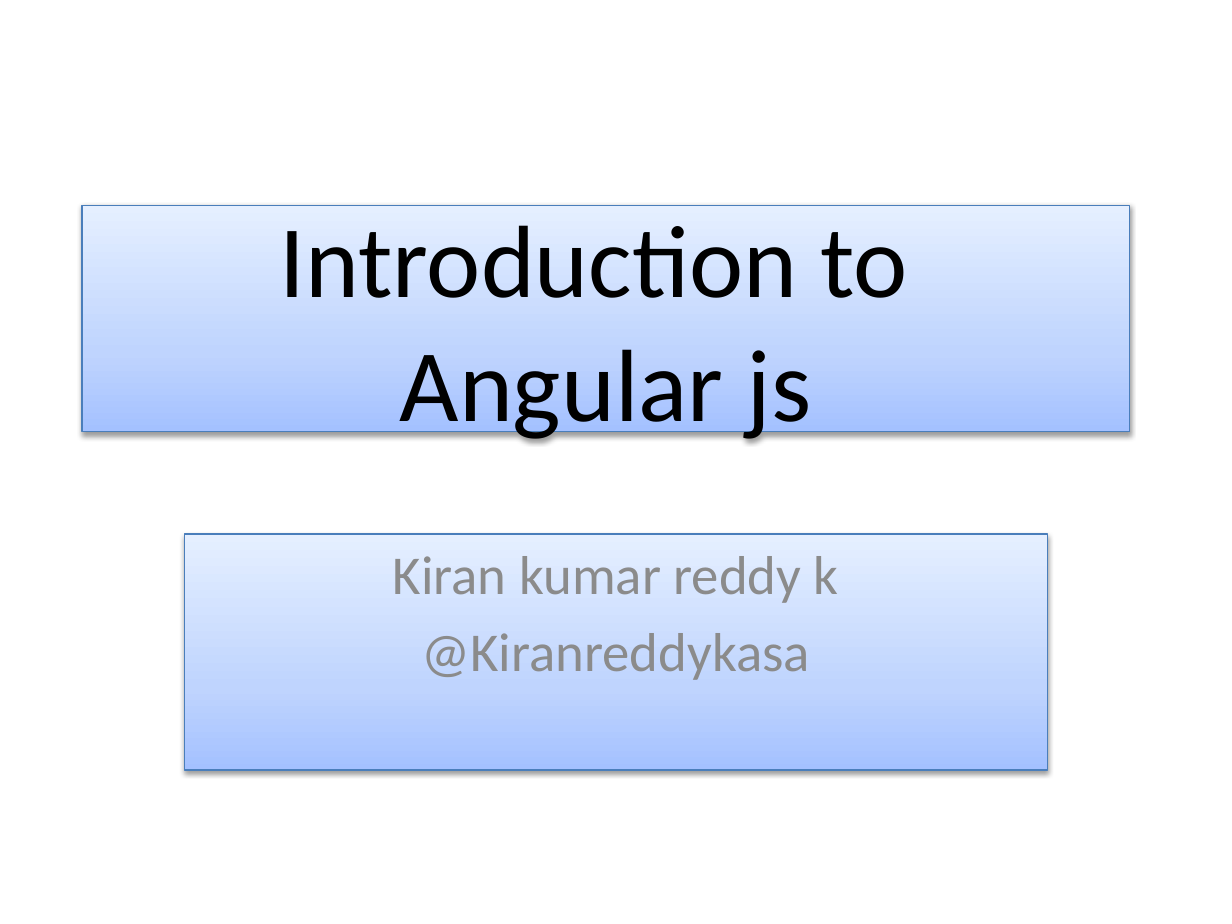
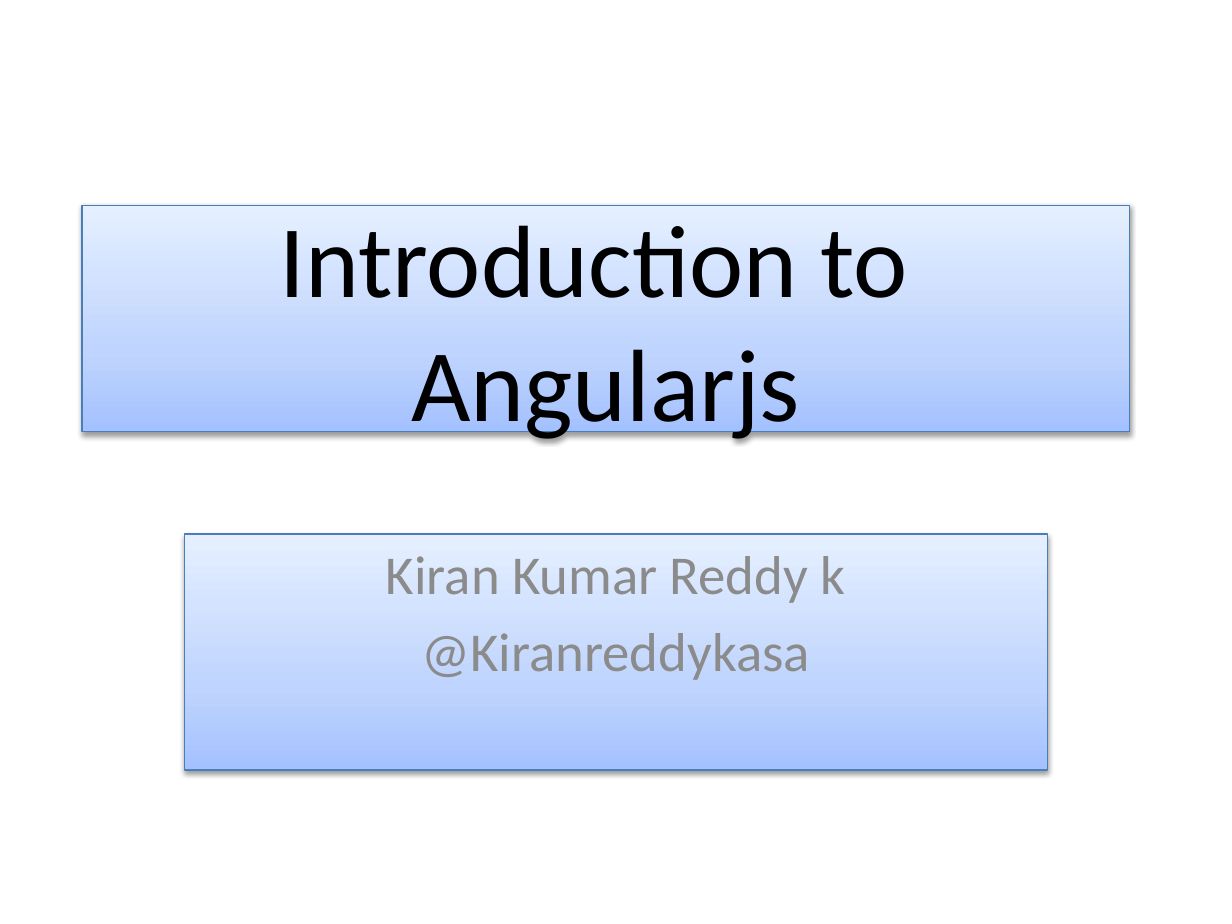
Before and after one commit to kirankasa/angularjs-samples, a slide deck: slide 1 of Introduction to Angularjs.pptx. Drawn at 1232x924 pixels with LibreOffice and Linux fonts; fonts in the diff are those of the drawing. Boxes give left, top, right and bottom in pixels: in the first picture for what was removed or moved away, otherwise in the second. Text is boxed around its words. In the diff, an @@ line names an element or a change of style, - is before the commit and + after.

```diff
--- a/Introduction to Angularjs.pptx
+++ b/Introduction to Angularjs.pptx
@@ title at box(280, 225, 908, 444): spaces changed @@
-Introduction to
-Angular js
+Introduction to
+Angularjs
@@ subtitle at box(386, 556, 846, 603): text changed @@
-Kiran kumar reddy k
+Kiran Kumar Reddy k
```
Also in this commit, not shown: 2 other slides changed, 2 slides added.
